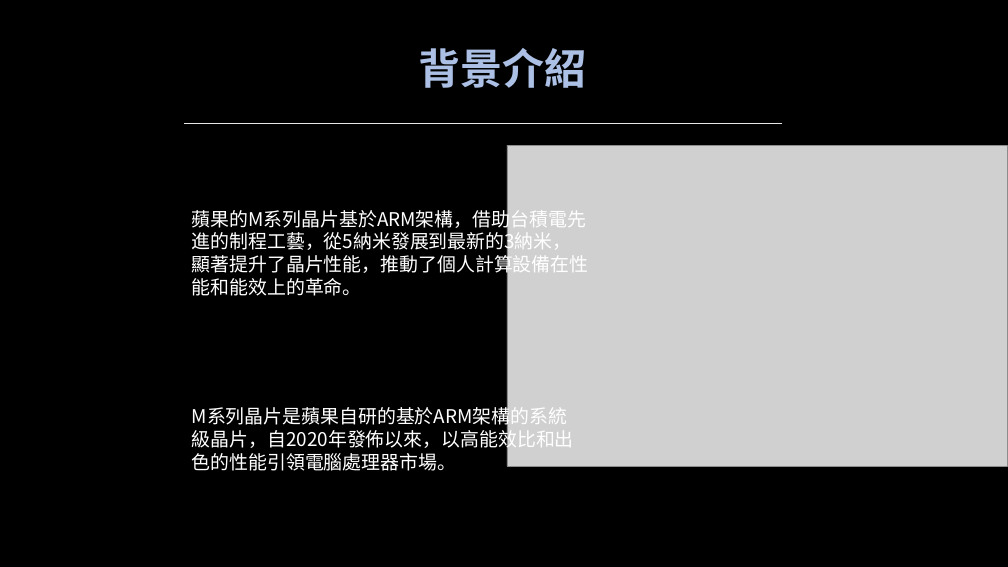
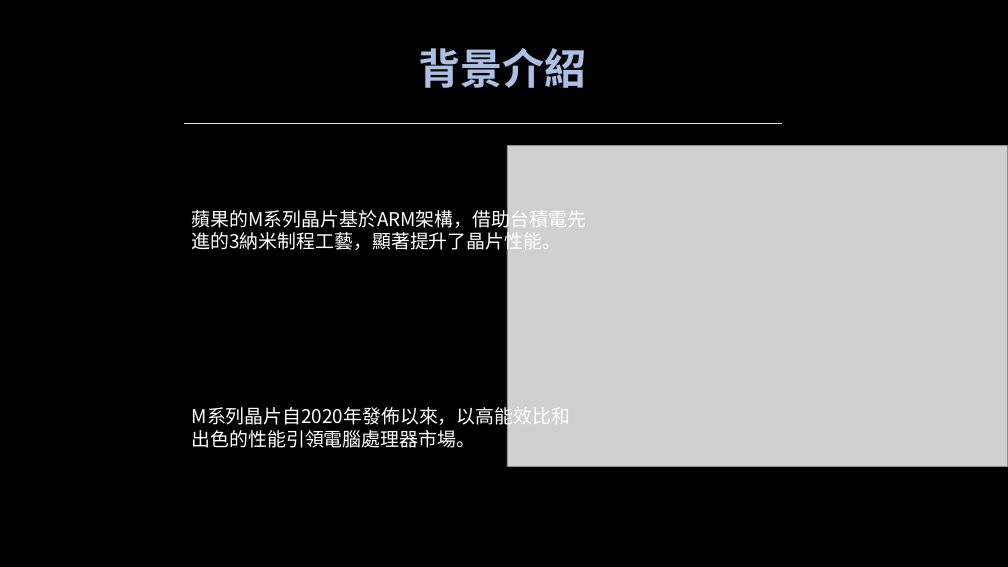
Before and after one commit to miaoyinnu/Apple, a slide deck: slide 4 of Apple.pptx. Drawn at 1008x567 pixels with LibreOffice and Linux fonts; fonts in the diff are those of the drawing; grey boxes stand for pictures. Boxes give left, top, right and bottom in pixels: in the first picture for what was removed or moved away, otherwise in the second. Text is boxed around its words. In the diff, an @@ line names an element or a change of style, - is before the commit and + after.

Commit message:
Reduce the number of characters In page 4

```diff
--- a/Apple.pptx
+++ b/Apple.pptx
@@ text at (192, 206, 586, 254): text changed @@
-蘋果的M系列晶片基於ARM架構，借助台積電先進的制程工藝，從5納米發展到最新的3納米，顯著提升了晶片性能，推動了個人計算設備在性能和能效上的革命。
+蘋果的M系列晶片基於ARM架構，借助台積電先進的3納米制程工藝，顯著提升了晶片性能。
@@ text at (192, 404, 571, 448): text changed @@
-M系列晶片是蘋果自研的基於ARM架構的系統級晶片，自2020年發佈以來，以高能效比和出色的性能引領電腦處理器市場。
+M系列晶片自2020年發佈以來，以高能效比和出色的性能引領電腦處理器市場。
```
